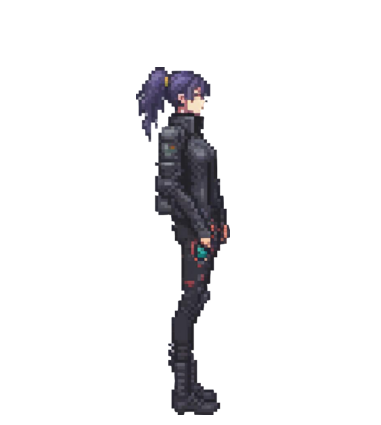
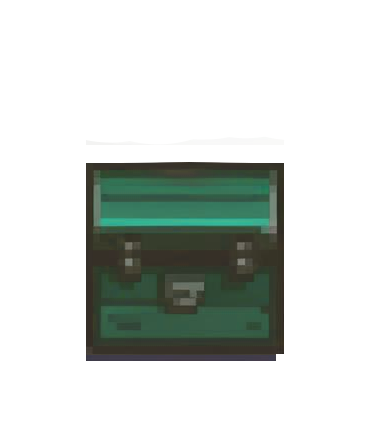
The second (381, 425) image is a revision of the first. Changes to its layers:
added layer "Capa de pintura 22 (pegado)" above "Capa de pintura 15 (pegado)" over left=86, top=67, right=284, bottom=415
hid "Capa de pintura 12 (pegado)" (1st of 3) over left=103, top=67, right=231, bottom=415
